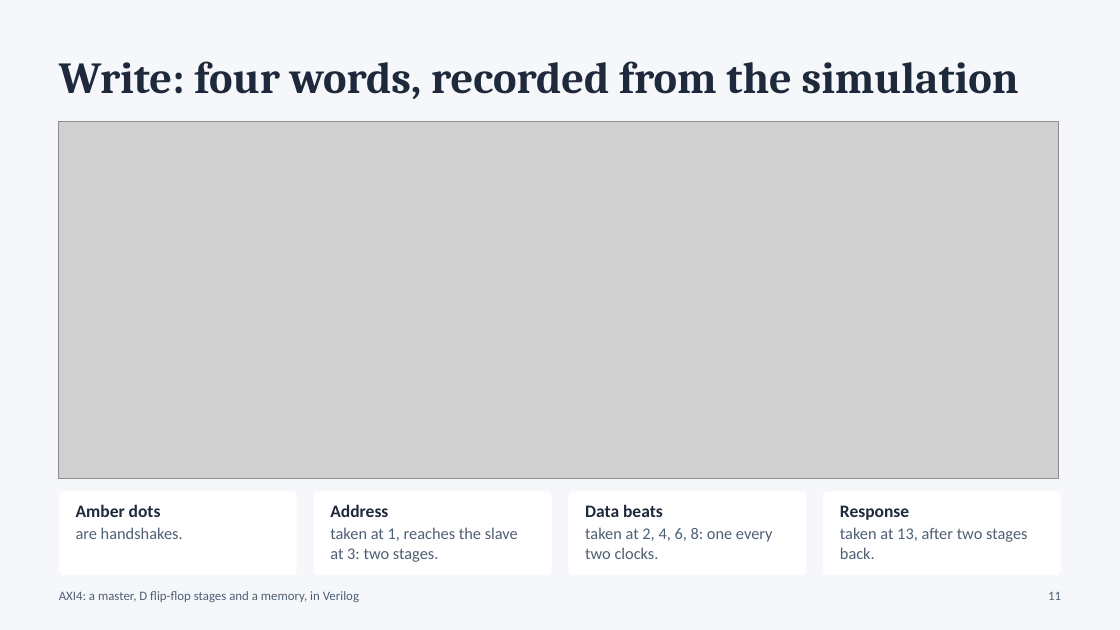
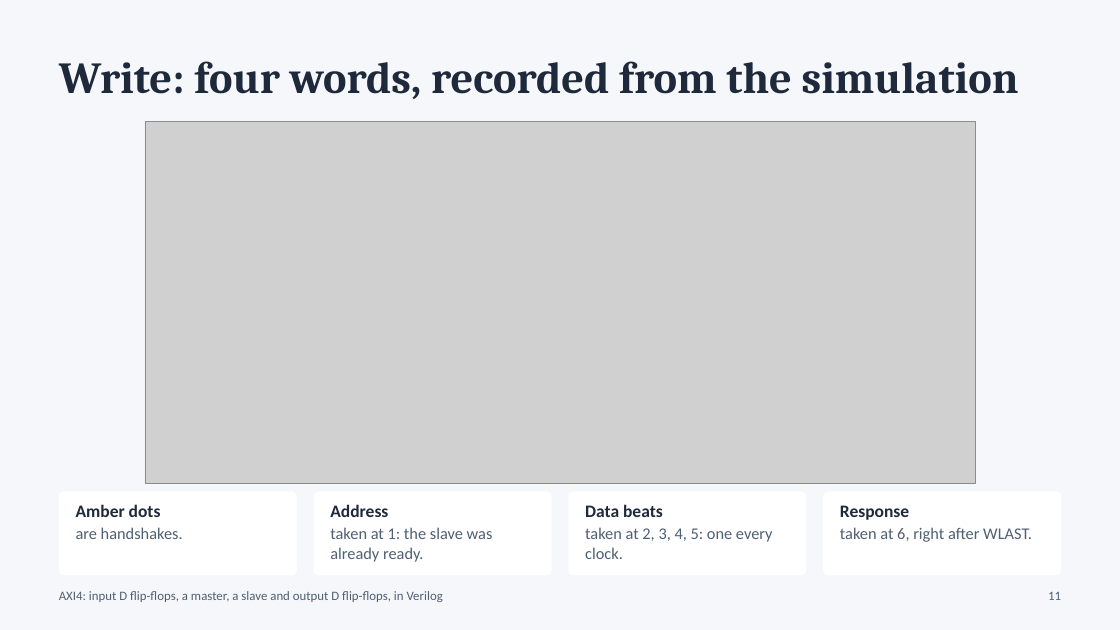
Before and after one commit to Moksha2709/Axi4_FPGA_Implementation, a slide deck: slide 11 of docs/AXI4_Viva_Presentation.pptx. Drawn at 1120x630 pixels with LibreOffice and Linux fonts; fonts in the diff are those of the drawing; grey boxes stand for pictures. Boxes give left, top, right and bottom in pixels: in the first picture for what was removed or moved away, otherwise in the second. Text is boxed around its words. In the diff, an @@ line names an element or a change of style, - is before the commit and + after.

```diff
--- a/docs/AXI4_Viva_Presentation.pptx
+++ b/docs/AXI4_Viva_Presentation.pptx
@@ picture resized from (x1=59, y1=122, x2=1059, y2=478) to (x1=145, y1=122, x2=975, y2=483) @@
@@ text at (x1=330, y1=527, x2=493, y2=562): text changed @@
-taken at 1, reaches the slave at 3: two stages.
+taken at 1: the slave was already ready.
@@ text at (x1=585, y1=527, x2=773, y2=559): text changed @@
-taken at 2, 4, 6, 8: one every two clocks.
+taken at 2, 3, 4, 5: one every clock.
@@ text at (x1=840, y1=527, x2=1032, y2=542): text changed @@
-taken at 13, after two stages back.
+taken at 6, right after WLAST.
@@ text at (x1=59, y1=591, x2=443, y2=602): text changed @@
-AXI4: a master, D flip-flop stages and a memory, in Verilog
+AXI4: input D flip-flops, a master, a slave and output D flip-flops, in Verilog
```
Also in this commit, not shown: 15 other slides changed, 8 other files.
